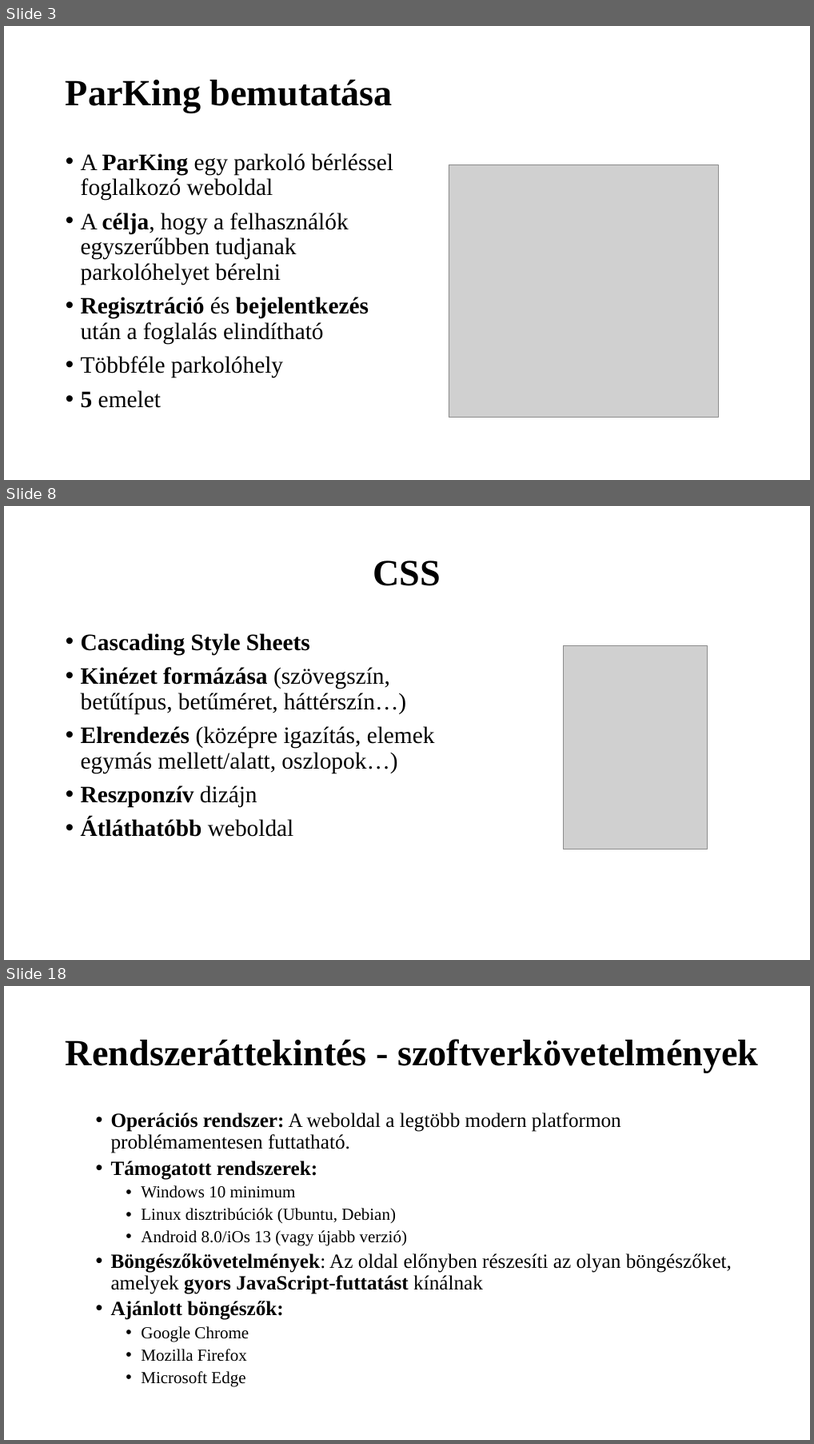
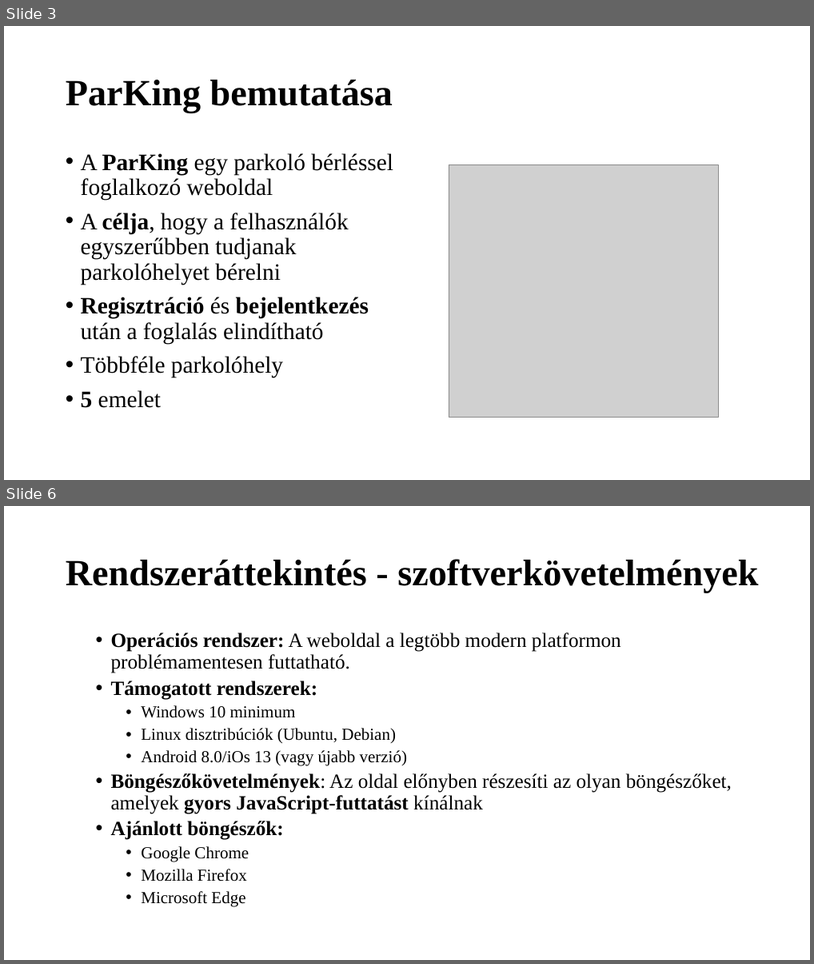
Before and after one commit to K0RN3L07/ParKing, a slide deck: Dokumentáció/ParKing-prezentacio.pptx. Shown one above the other, each under a label of ours: slides 3, 8 and 18 before the commit, slides 3 and 6 after it; the slides between them are not shown. The pictures are 814x1444 and 814x964 pixels, drawn with LibreOffice and Linux fonts; fonts in the diff are those of the drawing; grey boxes stand for pictures. Boxes give left, top, right and bottom in pixels: in the first picture for what was removed or moved away, otherwise in the second. Text is boxed around its words. In the diff, an @@ line names an element or a change of style, - is before the commit and + after.

```diff
--- a/Dokumentáció/ParKing-prezentacio.pptx
+++ b/Dokumentáció/ParKing-prezentacio.pptx
@@ slide 8 removed at box(4, 506, 810, 960), background #FFFFFF @@
@@ title removed at box(374, 560, 442, 586) @@
-CSS
@@ text removed at box(81, 633, 435, 836) @@
-• Cascading Style Sheets
-• Kinézet formázása (szövegszín, betűtípus, betűméret, háttérszín…)
-• Elrendezés (középre igazítás, elemek egymás mellett/alatt, oszlopok…)
-• Reszponzív dizájn
-• Átláthatóbb weboldal
@@ picture removed at box(563, 646, 707, 849) @@
@@ what was slide 18 is now slide 6 @@
```
Also in this commit, not shown: 3 slides changed, 11 other slides removed, 1 other file.
